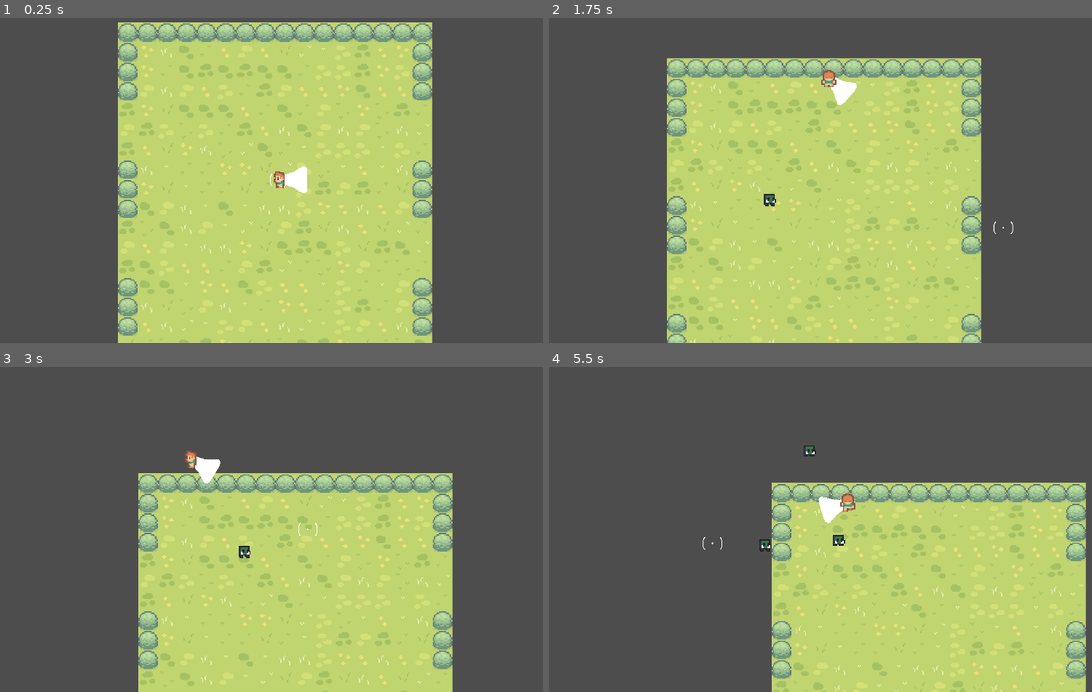
Above: before the commit, frames 1-4 (two rows, left to right).
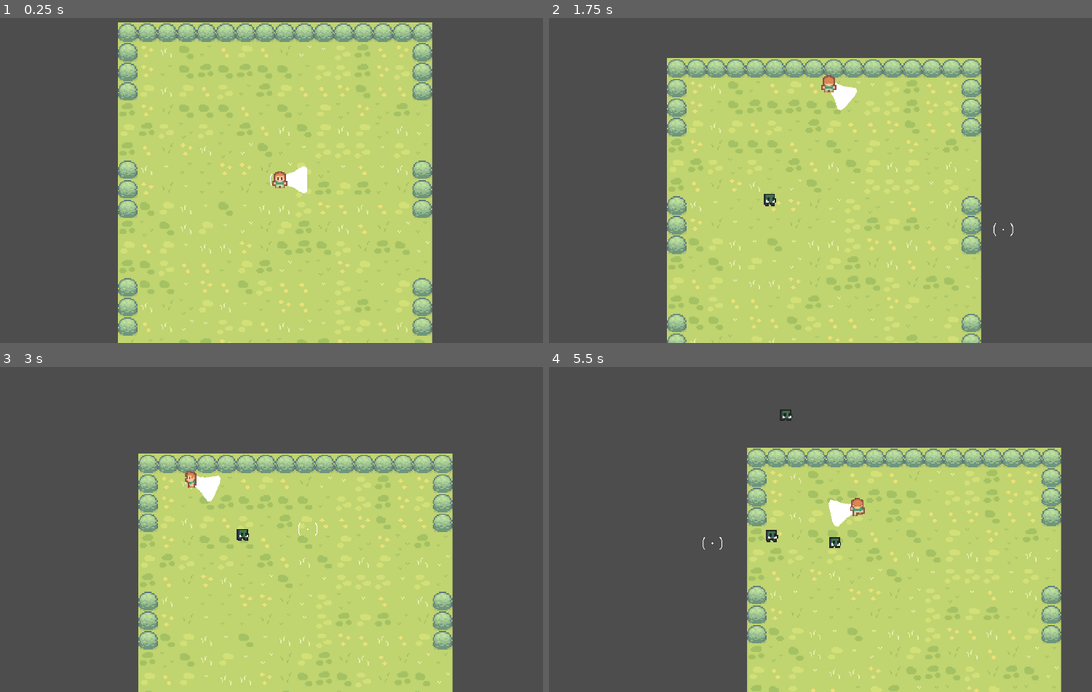
Above: after the commit, the same moments.

Repository: karsrc/5henanigans
Game: Godot game, scene res://main.tscn
Two runs of this game, one before a commit and one after it. Both use one fixed random seed, a clock stepped at 60 frames per second and the inputs below.
Inputs (mouse positions are in pixels of both pictures, inside the frame that each line leads up to):
- Up to frame 1 (0.25 s): no input
- Up to frame 2 (1.75 s): tap Enter at 0.5 s; move the mouse to (798, 245) at 0.52 s; hold W (move_up) from 0.53 s (still down); click (798, 245) at 0.6 s; move the mouse to (1005, 229) at 1.27 s; tap Alt at 1.35 s
- Up to frame 3 (3 s): move the mouse to (103, 480) at 2.02 s; release W (move_up) at 2.03 s; hold A (move_left) from 2.03 s (still down); tap Shift at 2.1 s; move the mouse to (309, 529) at 2.77 s; click (309, 529) at 2.85 s
- Up to frame 4 (5.5 s): move the mouse to (739, 448) at 3.52 s; release A (move_left) at 3.53 s; hold S (move_down) 3.53-4.28 s; tap Alt at 3.6 s; move the mouse to (956, 513) at 4.27 s; hold D (move_right) 4.28-5.03 s; tap Shift at 4.35 s; move the mouse to (711, 545) at 5.02 s; hold W (move_up) from 5.03 s (still down); click (711, 545) at 5.1 s

The runs differ from the first frame. In frame 1, less than 0.1% of the frame differs, in the area x 50-53%, y 47-53%; in frame 2, 0.8%; in frame 3, 11%; in frame 4, 21%, in the area x 28-99%, y 12-100%.

Commit message:
Add damage aura and player HP/damage handling
Introduce a proximity damage aura to Curse and a basic player health system. Adds CharacterBody2D stub (character_body_2d.gd and uid), a DamageAura Area2D (circle shape) to curse.tscn and a connected _on_damage_aura_body_entered handler in curse.gd that deals 15 damage to player bodies. Update player.gd to track max_hp/current_hp, initialize HP, implement take_damage and die (reloads current scene on death), and minor input/formatting tweaks. Update player.tscn to add a capsule collision shape and set the default animation to "down".

Diff:
--- /dev/null
+++ b/character_body_2d.gd
@@ -0,0 +1 @@
+extends CharacterBody2D
--- a/curse.gd
+++ b/curse.gd
@@ -24,3 +24,9 @@
 
 func die():
 	queue_free()
+
+
+func _on_damage_aura_body_entered(body: Node2D) -> void:
+		if body.is_in_group("player"):
+			if body.has_method("take_damage"):
+				body.take_damage(15)
--- a/curse.tscn
+++ b/curse.tscn
@@ -59,6 +59,9 @@
 [sub_resource type="RectangleShape2D" id="RectangleShape2D_63m02"]
 size = Vector2(36, 39)
 
+[sub_resource type="CircleShape2D" id="CircleShape2D_oqnd0"]
+radius = 13.0
+
 [node name="Curse" type="CharacterBody2D" unique_id=237278958 groups=["enemy"]]
 collision_layer = 4
 script = ExtResource("1_dswov")
@@ -72,3 +75,12 @@
 [node name="CollisionShape2D" type="CollisionShape2D" parent="." unique_id=1259001487]
 position = Vector2(1, 7.5)
 shape = SubResource("RectangleShape2D_63m02")
+
+[node name="DamageAura" type="Area2D" parent="." unique_id=975537963]
+collision_mask = 2
+
+[node name="CollisionShape2D" type="CollisionShape2D" parent="DamageAura" unique_id=690418280]
+position = Vector2(2, 9)
+shape = SubResource("CircleShape2D_oqnd0")
+
+[connection signal="body_entered" from="DamageAura" to="." method="_on_damage_aura_body_entered"]
--- a/player.gd
+++ b/player.gd
@@ -5,35 +5,40 @@
 @onready var aim_spirte = $AimPivot/AimSprite
 @onready var attack_area = $AimPivot/AttackArea
 
-
 var direction: Vector2 = Vector2(1,1)
 var speed: int = 280
+var max_hp: int = 100
+var current_hp: int = 100
 
 func _ready() -> void:
 	Input.set_mouse_mode(Input.MOUSE_MODE_HIDDEN)
 	crosshair.z_index = 1000
-
+	current_hp = max_hp
 
 func _physics_process(_delta: float):
-
 	crosshair.global_position = get_global_mouse_position()
-
 	var mouse_pos = get_global_mouse_position()
 	aim_pivot.look_at(mouse_pos)
-
 	if Input.is_action_just_pressed("attack"):
 		perform_punch()
-
 	direction = Input.get_vector("move_left", "move_right", "move_up", "move_down")
 	velocity = direction * speed
 	update_animation()
 	move_and_slide()
 
+func die():
+	print("GG Game over!")
+	get_tree().reload_current_scene()
+
+func take_damage(damage_amount: int):
+		current_hp -= damage_amount
+		print("Player got hit, current hp:", current_hp)
+		if current_hp <= 0:
+			die()
+
 func perform_punch():
 	var overlapping_bodies = attack_area.get_overlapping_bodies()
-
 	print("sektor: ", overlapping_bodies.size(), " things.")
-
 	for body in overlapping_bodies:
 		if body.is_in_group("enemy"):
 			if body.has_method("take_damage"):
--- a/player.tscn
+++ b/player.tscn
@@ -91,6 +91,10 @@
 "speed": 10.0
 }]
 
+[sub_resource type="CapsuleShape2D" id="CapsuleShape2D_2hs0m"]
+radius = 4.0
+height = 10.0
+
 [node name="Player" type="CharacterBody2D" unique_id=357666152 groups=["player"]]
 collision_layer = 2
 script = ExtResource("1_onrkg")
@@ -112,8 +116,7 @@
 
 [node name="AnimatedSprite2D" type="AnimatedSprite2D" parent="." unique_id=385866294]
 sprite_frames = SubResource("SpriteFrames_1jxqw")
-animation = &"left"
-frame_progress = 0.6286447
+animation = &"down"
 
 [node name="Camera2D" type="Camera2D" parent="." unique_id=1720256694]
 zoom = Vector2(1.35, 1.35)
@@ -131,3 +134,6 @@
 [node name="Crosshair" type="Sprite2D" parent="." unique_id=954926638]
 scale = Vector2(0.33, 0.33)
 texture = ExtResource("6_2hs0m")
+
+[node name="CollisionShape2D" type="CollisionShape2D" parent="." unique_id=1395801368]
+shape = SubResource("CapsuleShape2D_2hs0m")
Not shown, added: character_body_2d.gd.uid
